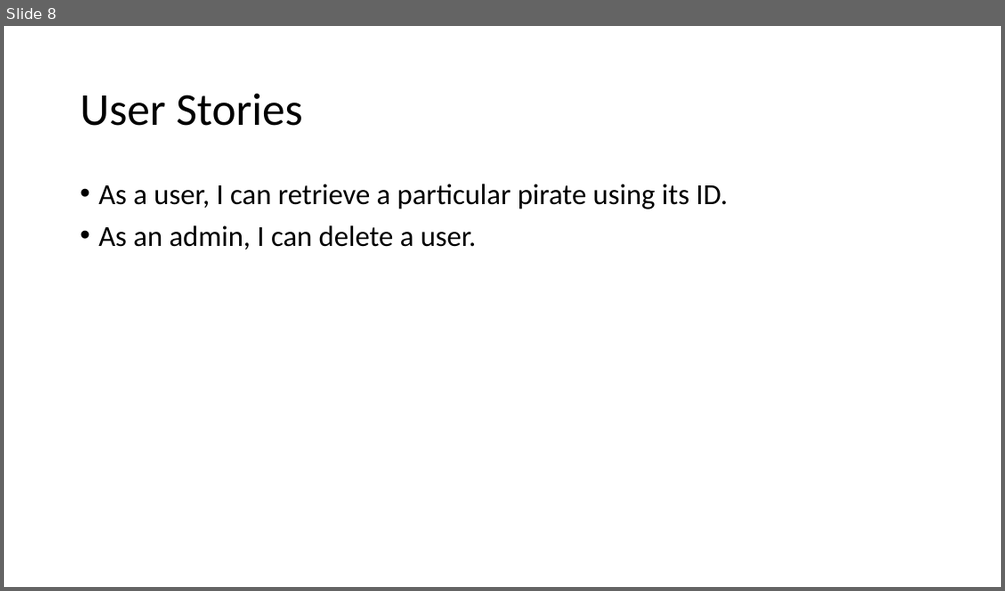
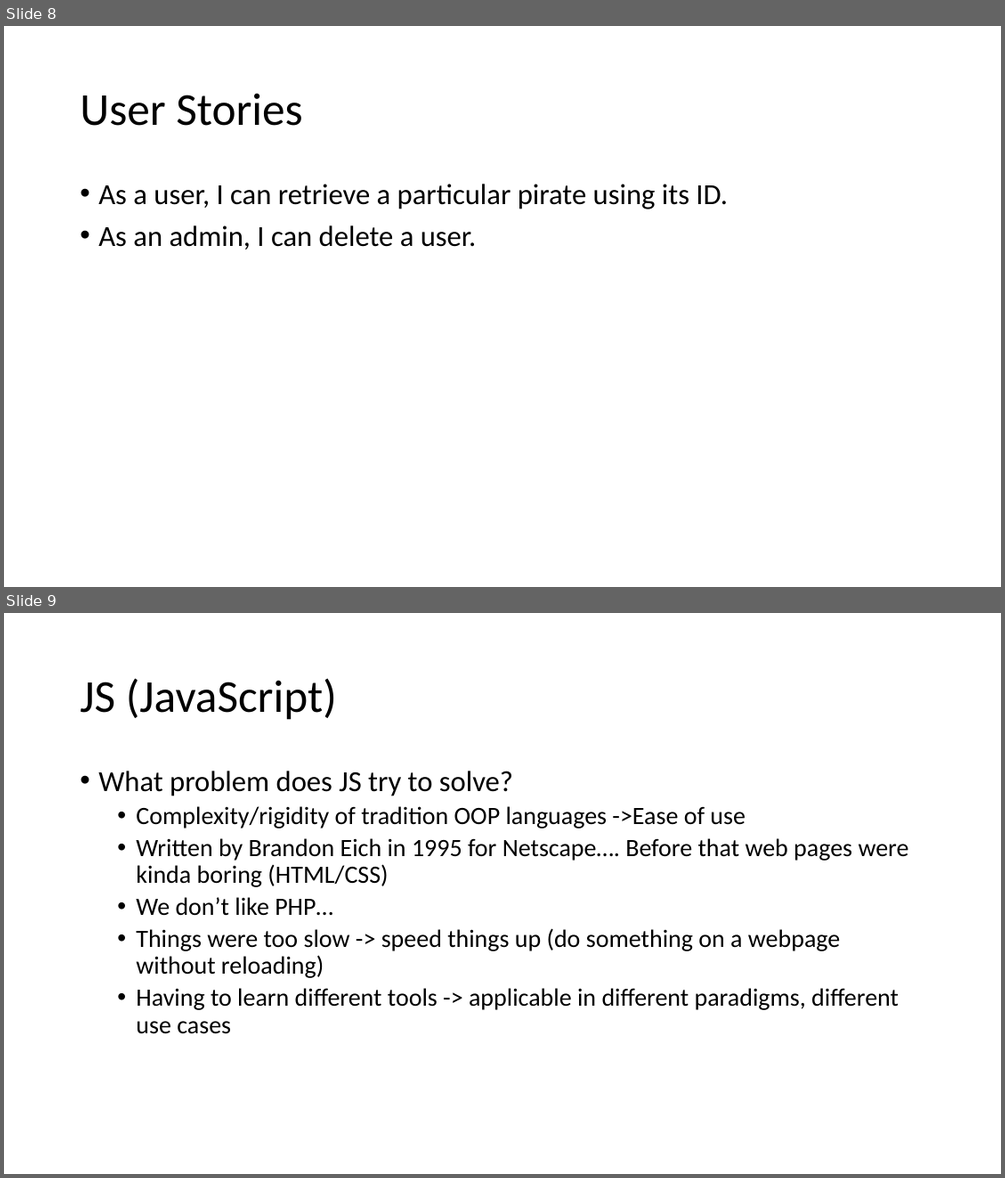
Before and after one commit to 2011JavaReact/Training, a slide deck: Week4/Week4.pptm. Shown one above the other, each under a label of ours: slide 8 before the commit, slides 8 and 9 after it. The pictures are 1005x591 and 1005x1178 pixels, drawn with LibreOffice and Linux fonts; fonts in the diff are those of the drawing. Boxes give left, top, right and bottom in pixels: in the first picture for what was removed or moved away, otherwise in the second. Text is boxed around its words. In the diff, an @@ line names an element or a change of style, - is before the commit and + after.

```diff
--- a/Week4/Week4.pptm
+++ b/Week4/Week4.pptm
@@ slide 9 added at (4,613,1001,1174), background #FFFFFF @@
@@ title added at (80,678,337,720), 44 pt, text #000000 @@
+JS (JavaScript)
@@ text added at (98,771,909,1034), 24 pt, text #000000 @@
+• What problem does JS try to solve?
+  • Complexity/rigidity of tradition OOP languages ->Ease of use
+  • Written by Brandon Eich in 1995 for Netscape…. Before that web pages were kinda boring (HTML/CSS)
+  • We don’t like PHP…
+  • Things were too slow -> speed things up (do something on a webpage without reloading)
+  • Having to learn different tools -> applicable in different paradigms, different use cases
```
Also in this commit, not shown: 4 other slides added, 1 other file.
